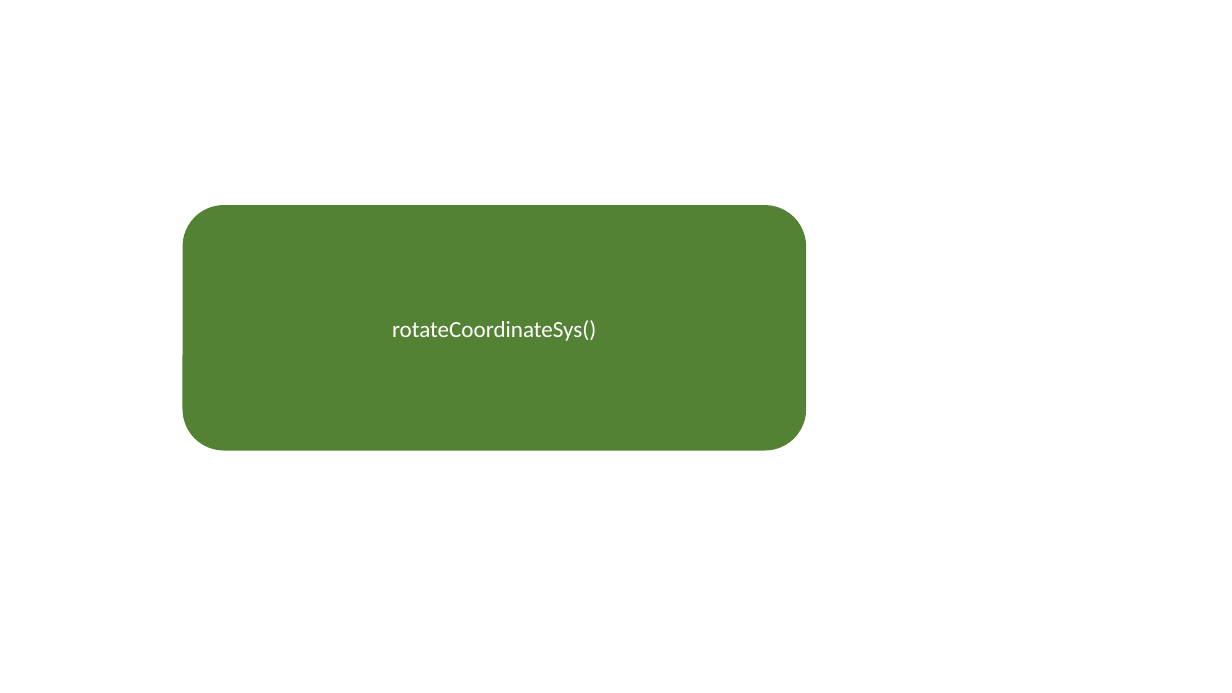
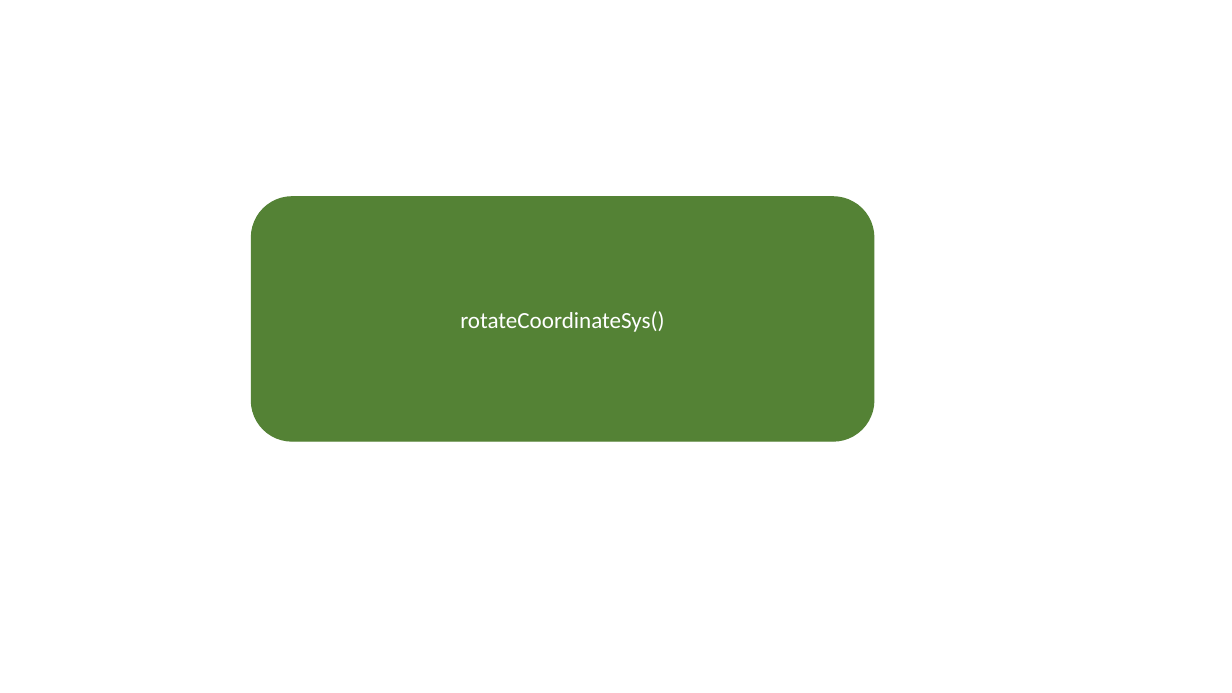
Before and after one commit to linkedinyou/c3d2OpenSim, a slide deck: slide 4 of documentation/imageWorks.pptx. Drawn at 1232x693 pixels with LibreOffice and Linux fonts; fonts in the diff are those of the drawing. Boxes give left, top, right and bottom in pixels: in the first picture for what was removed or moved away, otherwise in the second. Text is boxed around its words. In the diff, an @@ line names an element or a change of style, - is before the commit and + after.

```diff
--- a/documentation/imageWorks.pptx
+++ b/documentation/imageWorks.pptx
@@ rounded rectangle "rotateCoordinateSys()": place and size @@
-rounded rectangle "rotateCoordinateSys()" at [183, 206, 806, 450]
+rounded rectangle "rotateCoordinateSys()" at [251, 197, 874, 441]
```
Also in this commit, not shown: 2 other slides changed, 2 other files.
